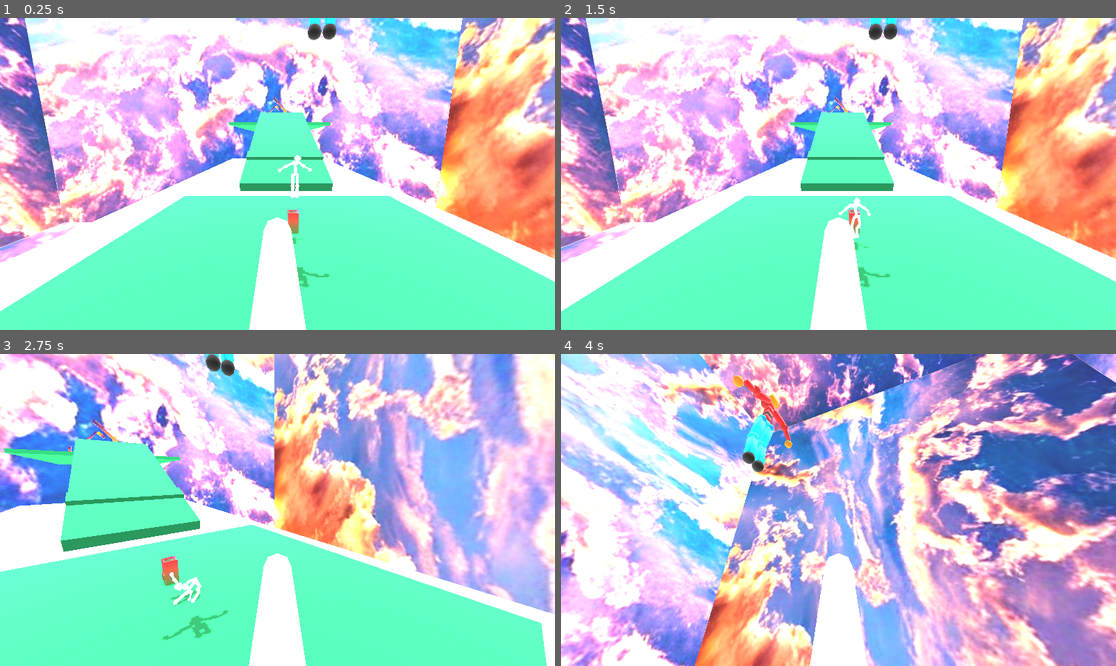
Above: before the commit, frames 1-4 (two rows, left to right).
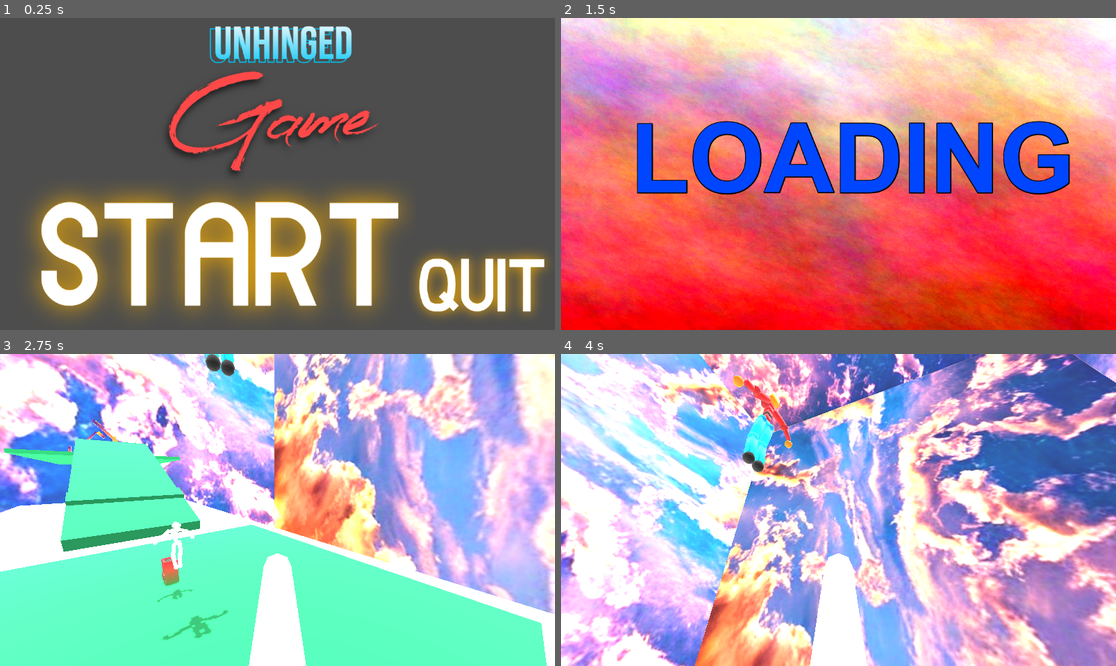
Above: after the commit, the same moments.

Repository: borbware/FGJ24
Game: Godot game, scene res://scenes/title_screen.tscn
The game is run twice, just before and just after one commit, with the same random seed, the same clock (stepped at 60 frames per second) and the same inputs. Before the commit the project starts from res://scenes/lauri.tscn.
Inputs (mouse positions are in pixels of both pictures, inside the frame that each line leads up to):
- Up to frame 1 (0.25 s): no input
- Up to frame 2 (1.5 s): click (777, 258) at 0.52 s; click (777, 258) at 1.27 s
- Up to frame 3 (2.75 s): hold D (left_stick_right) from 2.03 s (still down); tap Space (button_a) at 2.1 s
- Up to frame 4 (4 s): release D (left_stick_right) at 2.78 s; hold S (left_stick_down) 2.78-3.53 s; tap Ctrl (button_b) at 2.85 s; hold D (left_stick_right) from 3.53 s (still down); tap Space (button_a) at 3.6 s

The runs differ from the first frame. In frame 1, 98% of the frame differs, in the area x 0-100%, y 0-100%; in frame 2, 98%; in frame 3, 0.6%; in frame 4, nothing differs.

Commit message:
Start with main menu

Diff:
--- a/project.godot
+++ b/project.godot
@@ -11,7 +11,7 @@
 [application]
 
 config/name="FGJ24"
-run/main_scene="res://scenes/lauri.tscn"
+run/main_scene="res://scenes/title_screen.tscn"
 config/features=PackedStringArray("4.2", "Forward Plus")
 config/icon="res://icon.svg"
 
--- a/scenes/StartTextureButton.gd
+++ b/scenes/StartTextureButton.gd
@@ -9,7 +9,7 @@
 	get_node("AudioStreamPlayer").play()
 	get_parent().get_parent().get_node("Loading").visible = true
 	await get_tree().create_timer(1).timeout
-	get_tree().change_scene_to_file("res://scenes/level_template.tscn")
+	get_tree().change_scene_to_file("res://scenes/lauri.tscn")
 
 # Called every frame. 'delta' is the elapsed time since the previous frame.
 func _process(delta):
--- a/scenes/lauri.tscn
+++ b/scenes/lauri.tscn
@@ -76,10 +76,10 @@
 body_offset = Transform3D(1.00003, 1.10865e-05, 2.69711e-06, 1.86265e-07, -4.09335e-05, -1.00004, -4.61936e-06, 1.00019, 2.96533e-06, -4.3273e-05, 0.0313168, -1.62125e-05)
 
 [node name="Physical Bone DEF-shoulder_L" parent="LevelTemplate/Human/ego/ego_rig/Skeleton3D" index="34"]
-transform = Transform3D(0.47416, -0.0862772, -0.882908, 0.3567, 0.928528, 0.102313, 0.80518, -0.360968, 0.479299, 0.0814624, 1.57592, 0.0204077)
-joint_offset = Transform3D(1, 0, 0, 0, -3.61998e-06, -0.999996, 0, 0.999996, -3.61998e-06, 0.0187984, 0.0153779, 0.0801319)
-joint_rotation = Vector3(1.5708, 0, 0)
-body_offset = Transform3D(0.934395, -0.354934, -0.0346224, 0.000167787, 0.108154, -1.00408, 0.356769, 0.928564, 0.101738, -0.00933266, 0.0787923, -0.0291386)
+transform = Transform3D(0.47416, -0.0862772, -0.882908, 0.3567, 0.928528, 0.102313, 0.80518, -0.360968, 0.479299, 0.0812013, 1.57592, 0.0204077)
+joint_offset = Transform3D(1, 0, 0, 0, -3.61998e-06, -0.999996, 0, 0.999996, -3.61998e-06, 0.0189229, 0.0153549, 0.0799053)
+joint_rotation = Vector3(1.5708, 0, 0)
+body_offset = Transform3D(0.934395, -0.354934, -0.0346224, 0.000167787, 0.108154, -1.00408, 0.356769, 0.928564, 0.101738, -0.00946498, 0.0785673, -0.0291386)
 
 [node name="Physical Bone DEF-upper_arm_L" parent="LevelTemplate/Human/ego/ego_rig/Skeleton3D" index="35"]
 transform = Transform3D(-0.509568, 0.0781226, -0.856551, -0.830485, -0.292403, 0.469711, -0.214038, 0.953371, 0.214224, 0.256834, 1.5505, -0.0421672)
@@ -95,9 +95,9 @@
 
 [node name="Physical Bone DEF-forearm_L" parent="LevelTemplate/Human/ego/ego_rig/Skeleton3D" index="37"]
 transform = Transform3D(-0.51037, -0.240858, -0.82582, -0.833133, -0.100191, 0.544155, -0.213756, 0.965521, -0.149529, 0.497431, 1.41259, -0.0792007)
-joint_offset = Transform3D(1, 0, 0, 0, -3.61999e-06, -1, 0, 1, -3.61999e-06, -0.000351321, 0.000616479, 0.0666748)
-joint_rotation = Vector3(1.5708, 0, 0)
-body_offset = Transform3D(1.00014, 1.69426e-05, 3.4716e-05, -4.86746e-05, 2.28882e-05, -1.00022, -3.65078e-06, 1.00014, 3.55095e-05, 0.000349045, 0.0666895, -0.000618935)
+joint_offset = Transform3D(1, 0, 0, 0, -3.61999e-06, -1, 0, 1, -3.61999e-06, -0.000351321, 0.000616478, 0.0666748)
+joint_rotation = Vector3(1.5708, 0, 0)
+body_offset = Transform3D(1.00014, 1.69426e-05, 3.47123e-05, -4.86746e-05, 2.28882e-05, -1.00022, -3.65078e-06, 1.00014, 3.55244e-05, 0.000349045, 0.0666895, -0.000618935)
 
 [node name="Physical Bone DEF-forearm_L_001" parent="LevelTemplate/Human/ego/ego_rig/Skeleton3D" index="38"]
 transform = Transform3D(-0.510157, -0.241081, -0.824806, -0.833029, -0.0995774, 0.543508, -0.213698, 0.964287, -0.149385, 0.605073, 1.34152, -0.0591397)
@@ -106,10 +106,10 @@
 body_offset = Transform3D(0.999932, -0.000117302, 2.51606e-05, 7.89128e-05, -0.00067921, -0.99901, -8.49366e-06, 0.998942, -4.81308e-06, 0.000339508, 0.0658083, -5.91278e-05)
 
 [node name="Physical Bone DEF-shoulder_R" parent="LevelTemplate/Human/ego/ego_rig/Skeleton3D" index="39"]
-transform = Transform3D(0.473947, 0.0863719, 0.880875, -0.357069, 0.928605, 0.102005, -0.805083, -0.360932, 0.476903, -0.107123, 1.76026, 0.020514)
-joint_offset = Transform3D(1, 0, 0, 0, -3.61999e-06, -1, 0, 1, -3.61999e-06, 0.0591659, -0.153577, 0.0840601)
-joint_rotation = Vector3(1.5708, 0, 0)
-body_offset = Transform3D(0.934203, 0.354951, 0.0356565, -3.26931e-05, 0.108054, -1.00111, -0.357138, 0.928641, 0.101431, -0.00375795, 0.10075, 0.155222)
+transform = Transform3D(0.473947, 0.0863719, 0.880875, -0.357069, 0.928605, 0.102005, -0.805083, -0.360932, 0.476903, -0.107124, 1.76208, 0.020514)
+joint_offset = Transform3D(1, 0, 0, 0, -3.61999e-06, -1, 0, 1, -3.61999e-06, 0.0598133, -0.155261, 0.0838783)
+joint_rotation = Vector3(1.5708, 0, 0)
+body_offset = Transform3D(0.934203, 0.354951, 0.0356565, -3.26931e-05, 0.108054, -1.00111, -0.357138, 0.928641, 0.101431, -0.00375843, 0.10075, 0.157036)
 
 [node name="Physical Bone DEF-upper_arm_R" parent="LevelTemplate/Human/ego/ego_rig/Skeleton3D" index="40"]
 transform = Transform3D(-0.508465, -0.0780645, 0.856502, 0.83099, -0.292359, 0.469677, 0.211742, 0.953159, 0.214214, -0.256965, 1.55068, -0.0421104)
@@ -119,9 +119,9 @@
 
 [node name="Physical Bone DEF-upper_arm_R_001" parent="LevelTemplate/Human/ego/ego_rig/Skeleton3D" index="41"]
 transform = Transform3D(-0.510259, -0.0780928, 0.856541, 0.833085, -0.292369, 0.469681, 0.213739, 0.953154, 0.214235, -0.380641, 1.48294, -0.0730772)
-joint_offset = Transform3D(1, 0, 0, 0, -3.61999e-06, -1, 0, 1, -3.61999e-06, 2.53559e-05, 1.41193e-05, 0.0721569)
-joint_rotation = Vector3(1.5708, 0, 0)
-body_offset = Transform3D(1.00004, -4.75347e-06, -7.77841e-06, -2.4382e-05, 2.70456e-05, -1.00008, 1.06543e-05, 1.00004, 1.57803e-05, -2.47955e-05, 0.0721626, -1.52588e-05)
+joint_offset = Transform3D(1, 0, 0, 0, -3.61999e-06, -1, 0, 1, -3.61999e-06, 2.53561e-05, 1.41182e-05, 0.0721569)
+joint_rotation = Vector3(1.5708, 0, 0)
+body_offset = Transform3D(1.00004, -4.75347e-06, -7.78213e-06, -2.4382e-05, 2.70456e-05, -1.00008, 1.06543e-05, 1.00004, 1.57952e-05, -2.47955e-05, 0.0721626, -1.52588e-05)
 
 [node name="Physical Bone DEF-forearm_R" parent="LevelTemplate/Human/ego/ego_rig/Skeleton3D" index="42"]
 transform = Transform3D(-0.510276, 0.240856, 0.825726, 0.83311, -0.100151, 0.544144, 0.213743, 0.965494, -0.149554, -0.496768, 1.4135, -0.0786357)
